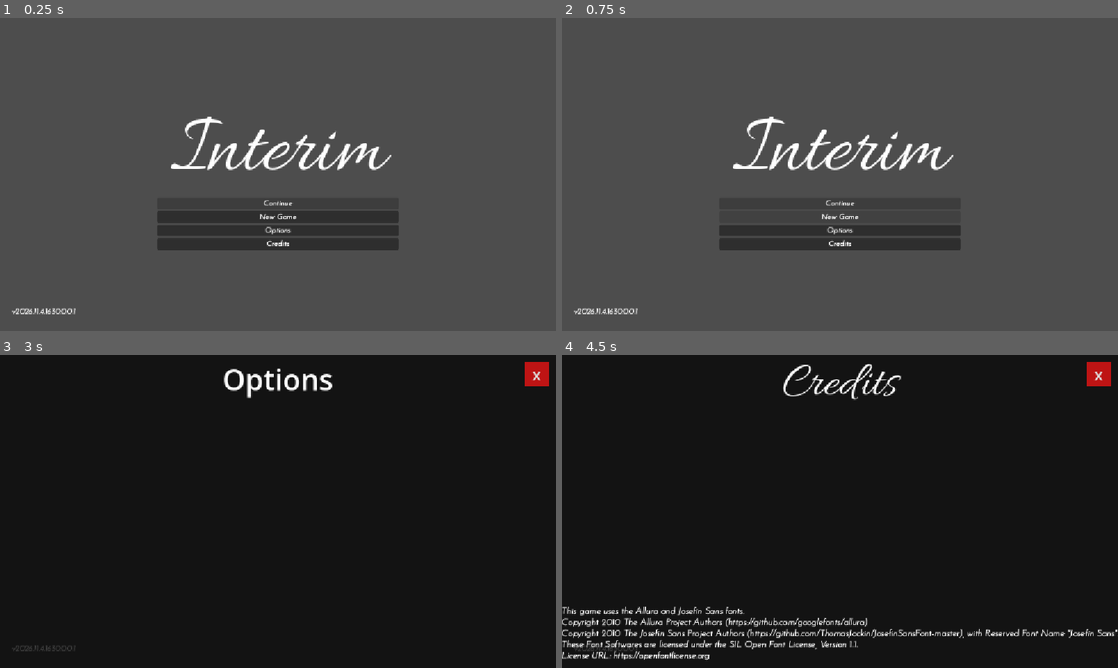
Above: before the commit, frames 1-4 (two rows, left to right).
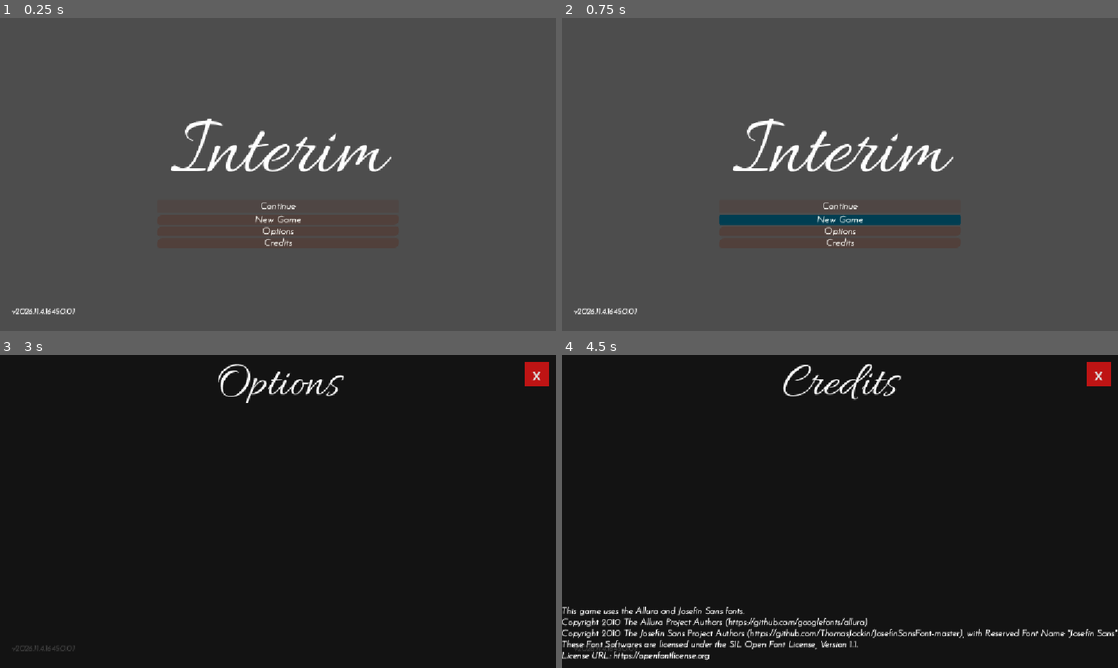
Above: after the commit, the same moments.

Repository: CyberSugarStudios/GitHub-Game-Off-2026
Game: Godot game, scene res://scenes/ui/title_screen.tscn
Two runs of this game, one before a commit and one after it. Both use one fixed random seed, a clock stepped at 60 frames per second and the inputs below. This scene is started directly instead of the project's main scene.
Inputs:
- Up to frame 1 (0.25 s): no input
- Up to frame 2 (0.75 s): click "New Game" at 0.5 s
- Up to frame 3 (3 s): click "New Game" at 1.25 s; click "New Game" at 2 s; click "Options" at 2.75 s
- Up to frame 4 (4.5 s): click "x" at 3.5 s; click "Credits" at 4.25 s

The runs differ from the first frame. In frame 1, 6.4% of the frame differs, in the area x 9-72%, y 31-95%; in frame 2, 6.2%; in frame 3, 1.0%; in frame 4, less than 0.1%.

Commit message:
Add theme set up and game rename

Diff:
--- a/ghgo2026/project.godot
+++ b/ghgo2026/project.godot
@@ -10,8 +10,8 @@
 
 [application]
 
-config/name="GHGO2026"
-config/version="2026.11.4.1630.0.0.1"
+config/name="Interim"
+config/version="2026.11.4.1645.0.0.1"
 run/main_scene="uid://mkfk5y7y41xb"
 config/features=PackedStringArray("4.7", "GL Compatibility")
 
--- /dev/null
+++ b/ghgo2026/resources/interim_main_theme.tres
@@ -0,0 +1,94 @@
+[gd_resource type="Theme" format=3 uid="uid://81yxjnb27kjl"]
+
+[ext_resource type="FontFile" uid="uid://cuf6mi06fmdlq" path="res://assets/fonts/JosefinSans-VariableFont_wght.ttf" id="1_8anr7"]
+
+[sub_resource type="StyleBoxFlat" id="StyleBoxFlat_rw08r"]
+content_margin_left = 4.0
+content_margin_top = 4.0
+content_margin_right = 4.0
+content_margin_bottom = 4.0
+bg_color = Color(0.31764707, 0.2509804, 0.23137255, 0.49803922)
+corner_radius_top_left = 3
+corner_radius_top_right = 3
+corner_radius_bottom_right = 3
+corner_radius_bottom_left = 3
+corner_detail = 5
+
+[sub_resource type="StyleBoxFlat" id="StyleBoxFlat_7fa6x"]
+content_margin_left = 4.0
+content_margin_top = 4.0
+content_margin_right = 4.0
+content_margin_bottom = 4.0
+bg_color = Color(0, 0.24313726, 0.32156864, 1)
+draw_center = false
+border_width_left = 2
+border_width_top = 2
+border_width_right = 2
+border_width_bottom = 2
+corner_radius_top_left = 3
+corner_radius_top_right = 3
+corner_radius_bottom_right = 3
+corner_radius_bottom_left = 3
+corner_detail = 5
+expand_margin_left = 2.0
+expand_margin_top = 2.0
+expand_margin_right = 2.0
+expand_margin_bottom = 2.0
+
+[sub_resource type="StyleBoxFlat" id="StyleBoxFlat_2lyf0"]
+content_margin_left = 4.0
+content_margin_top = 4.0
+content_margin_right = 4.0
+content_margin_bottom = 4.0
+bg_color = Color(0, 0.24313726, 0.32156864, 1)
+corner_radius_top_left = 3
+corner_radius_top_right = 3
+corner_radius_bottom_right = 3
+corner_radius_bottom_left = 3
+corner_detail = 5
+
+[sub_resource type="StyleBoxFlat" id="StyleBoxFlat_wkmju"]
+bg_color = Color(0.31764707, 0.2509804, 0.23137255, 1)
+corner_radius_top_left = 10
+corner_radius_top_right = 5
+corner_radius_bottom_right = 10
+corner_radius_bottom_left = 5
+corner_detail = 10
+
+[sub_resource type="StyleBoxFlat" id="StyleBoxFlat_7008c"]
+content_margin_left = 4.0
+content_margin_top = 4.0
+content_margin_right = 4.0
+content_margin_bottom = 4.0
+bg_color = Color(0.4392157, 0.6862745, 0.6392157, 1)
+corner_radius_top_left = 3
+corner_radius_top_right = 3
+corner_radius_bottom_right = 3
+corner_radius_bottom_left = 3
+corner_detail = 5
+
+[resource]
+Button/colors/font_color = Color(0.7137255, 0.68235296, 0.6039216, 1)
+Button/colors/font_disabled_color = Color(0.7137255, 0.68235296, 0.6039216, 0.49803922)
+Button/colors/font_focus_color = Color(0.4392157, 0.6862745, 0.6392157, 1)
+Button/colors/font_hover_color = Color(0.4392157, 0.6862745, 0.6392157, 1)
+Button/colors/font_hover_pressed_color = Color(0, 0.24313726, 0.32156864, 1)
+Button/colors/font_outline_color = Color(0.60872775, 0.5075797, 0.47782445, 1)
+Button/colors/font_pressed_color = Color(0, 0.24313726, 0.32156864, 1)
+Button/colors/icon_disabled_color = Color(1, 1, 1, 0.4)
+Button/colors/icon_focus_color = Color(1, 1, 1, 1)
+Button/colors/icon_hover_color = Color(1, 1, 1, 1)
+Button/colors/icon_hover_pressed_color = Color(1, 1, 1, 1)
+Button/colors/icon_normal_color = Color(1, 1, 1, 1)
+Button/colors/icon_pressed_color = Color(1, 1, 1, 1)
+Button/constants/align_to_largest_stylebox = 0
+Button/constants/h_separation = 4
+Button/constants/icon_max_width = 0
+Button/constants/outline_size = 2
+Button/font_sizes/font_size = 20
+Button/fonts/font = ExtResource("1_8anr7")
+Button/styles/disabled = SubResource("StyleBoxFlat_rw08r")
+Button/styles/focus = SubResource("StyleBoxFlat_7fa6x")
+Button/styles/hover = SubResource("StyleBoxFlat_2lyf0")
+Button/styles/normal = SubResource("StyleBoxFlat_wkmju")
+Button/styles/pressed = SubResource("StyleBoxFlat_7008c")
--- a/ghgo2026/scenes/main.tscn
+++ b/ghgo2026/scenes/main.tscn
@@ -1,7 +1,7 @@
 [gd_scene format=3 uid="uid://mkfk5y7y41xb"]
 
 [ext_resource type="PackedScene" uid="uid://b8u83l3sopplg" path="res://assets/models/hall.glb" id="1_o5qli"]
-[ext_resource type="Script" uid="uid://cyra5s526v5xl" path="res://scenes/main.gd" id="1_sugp2"]
+[ext_resource type="Script" uid="uid://cyra5s526v5xl" path="res://scripts/main.gd" id="1_sugp2"]
 [ext_resource type="PackedScene" uid="uid://ch2ws6wo0sufh" path="res://scenes/player_first_person.tscn" id="2_0wfyh"]
 
 [sub_resource type="StyleBoxFlat" id="StyleBoxFlat_0wfyh"]
--- a/ghgo2026/scenes/ui/title_screen.tscn
+++ b/ghgo2026/scenes/ui/title_screen.tscn
@@ -3,6 +3,7 @@
 [ext_resource type="Script" uid="uid://cui1imxye4xc8" path="res://scripts/ui/title_screen.gd" id="1_eb34j"]
 [ext_resource type="FontFile" uid="uid://ck20mjju8iqx7" path="res://assets/fonts/Allura-Regular.ttf" id="2_w8uqo"]
 [ext_resource type="FontFile" uid="uid://u8yid5ttfx8s" path="res://assets/fonts/JosefinSans-Italic-VariableFont_wght.ttf" id="3_a4ium"]
+[ext_resource type="Theme" uid="uid://81yxjnb27kjl" path="res://resources/interim_main_theme.tres" id="4_a4ium"]
 
 [sub_resource type="StyleBoxFlat" id="StyleBoxFlat_53m36"]
 bg_color = Color(0.74509805, 0.078431375, 0.078431375, 1)
@@ -60,6 +61,7 @@
 
 [node name="ContinueGameButton" type="Button" parent="GameTitleAndButtons/TitleButtons" unique_id=1996352329]
 layout_mode = 2
+theme = ExtResource("4_a4ium")
 theme_override_colors/font_outline_color = Color(1, 1, 1, 1)
 theme_override_constants/outline_size = 2
 theme_override_fonts/font = ExtResource("3_a4ium")
@@ -68,6 +70,7 @@
 
 [node name="NewGameButton" type="Button" parent="GameTitleAndButtons/TitleButtons" unique_id=534820059]
 layout_mode = 2
+theme = ExtResource("4_a4ium")
 theme_override_colors/font_outline_color = Color(1, 1, 1, 1)
 theme_override_constants/outline_size = 2
 theme_override_fonts/font = ExtResource("3_a4ium")
@@ -75,6 +78,7 @@
 
 [node name="OptionsButton" type="Button" parent="GameTitleAndButtons/TitleButtons" unique_id=9048306]
 layout_mode = 2
+theme = ExtResource("4_a4ium")
 theme_override_colors/font_outline_color = Color(1, 1, 1, 1)
 theme_override_constants/outline_size = 2
 theme_override_fonts/font = ExtResource("3_a4ium")
@@ -82,6 +86,7 @@
 
 [node name="CreditsButton" type="Button" parent="GameTitleAndButtons/TitleButtons" unique_id=1401560807]
 layout_mode = 2
+theme = ExtResource("4_a4ium")
 theme_override_colors/font_outline_color = Color(1, 1, 1, 1)
 theme_override_constants/outline_size = 2
 theme_override_fonts/font = ExtResource("3_a4ium")
@@ -90,6 +95,7 @@
 
 [node name="QuitButton" type="Button" parent="GameTitleAndButtons/TitleButtons" unique_id=49289049]
 layout_mode = 2
+theme = ExtResource("4_a4ium")
 theme_override_colors/font_outline_color = Color(1, 1, 1, 1)
 theme_override_constants/outline_size = 2
 theme_override_fonts/font = ExtResource("3_a4ium")
@@ -106,13 +112,17 @@
 grow_vertical = 2
 color = Color(0, 0, 0, 0.7490196)
 
-[node name="OptionsLabels" type="RichTextLabel" parent="OptionsMenu" unique_id=1918098394]
+[node name="OptionsLabel" type="RichTextLabel" parent="OptionsMenu" unique_id=2131748974]
 custom_minimum_size = Vector2(0, 100)
-anchors_preset = 10
-anchor_right = 1.0
-grow_horizontal = 2
-theme_override_font_sizes/normal_font_size = 60
+anchors_preset = -1
+anchor_right = 1.0
+anchor_bottom = 0.15400001
+offset_bottom = 0.20799255
+grow_horizontal = 2
+theme_override_fonts/normal_font = ExtResource("2_w8uqo")
+theme_override_font_sizes/normal_font_size = 100
 text = "Options"
+scroll_active = false
 horizontal_alignment = 1
 vertical_alignment = 1
 
Renamed: ghgo2026/scenes/main.gd -> ghgo2026/scripts/main.gd
Renamed: ghgo2026/scenes/main.gd.uid -> ghgo2026/scripts/main.gd.uid
